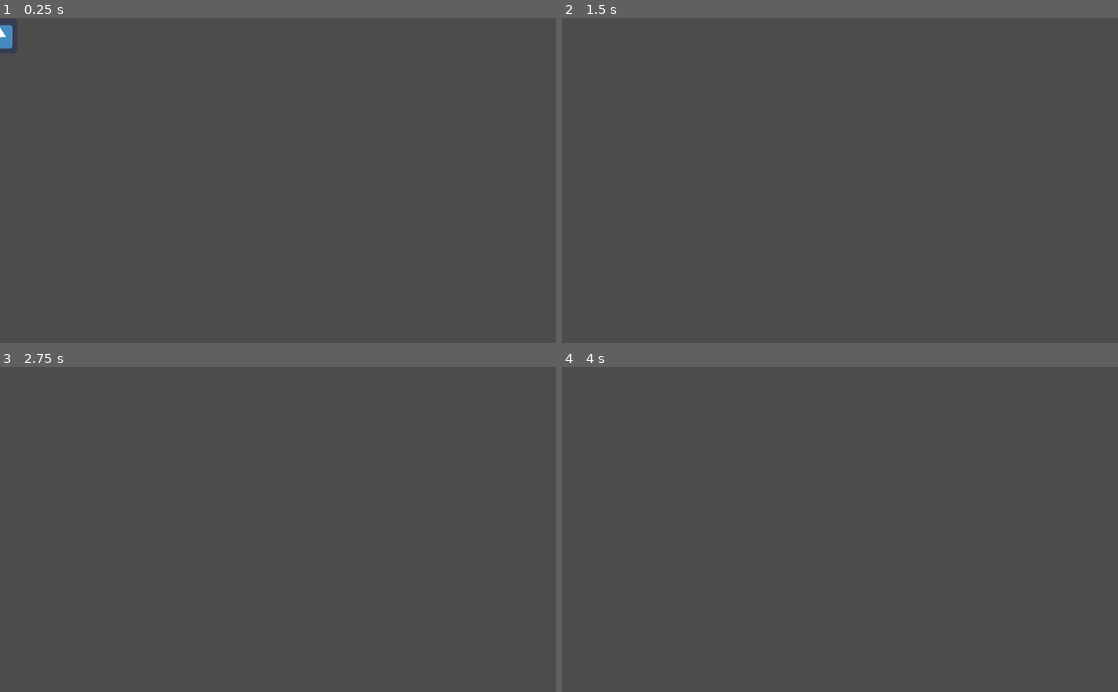
Above: before the commit, frames 1-4 (two rows, left to right).
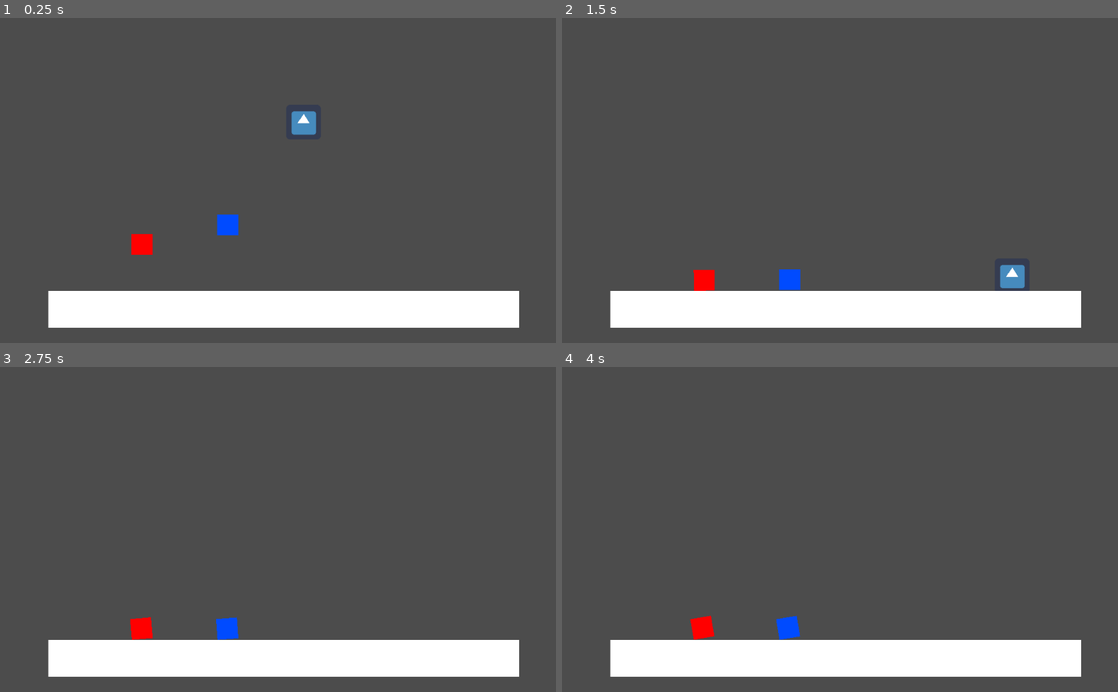
Above: after the commit, the same moments.

Repository: hedgein/hedgejam-2
Game: Godot game, scene res://main.tscn
Same seed, same stepped clock (60 frames per second), same inputs: the game is played once before the commit and once after it. Before the commit the project starts from res://Actors/Player.tscn. The engine's default icon, where the game draws it, is replaced by a stand-in: a white triangle on a blue panel in a dark square.
Inputs:
- Up to frame 1 (0.25 s): no input
- Up to frame 2 (1.5 s): hold D (move_right) from 0.53 s (still down); tap Up (move_up) at 0.77 s
- Up to frame 3 (2.75 s): tap Up (move_up) at 1.52 s; release D (move_right) at 2.03 s; hold A (move_left) from 2.03 s (still down)
- Up to frame 4 (4 s): release A (move_left) at 2.78 s; hold D (move_right) from 2.78 s (still down); tap Up (move_up) at 3.02, 3.77 s

The runs differ from the first frame. In frame 1, 11% of the frame differs, in the area x 0-94%, y 2-96%; in frame 2, 10%; in frame 3, 10%; in frame 4, 10%.

Commit message:
player movement and test cubes

Diff:
--- a/Node2D.tscn
+++ /dev/null
@@ -1,24 +0,0 @@
-[gd_scene load_steps=4 format=2]
-
-[ext_resource path="res://Actors/Player.tscn" type="PackedScene" id=1]
-
-[sub_resource type="RectangleShape2D" id=1]
-extents = Vector2( 342, 27 )
-
-[sub_resource type="QuadMesh" id=2]
-
-[node name="SampleLevel" type="Node2D"]
-
-[node name="Player" parent="." instance=ExtResource( 1 )]
-position = Vector2( 463, 76 )
-
-[node name="StaticBody2D" type="StaticBody2D" parent="."]
-
-[node name="CollisionShape2D" type="CollisionShape2D" parent="StaticBody2D"]
-position = Vector2( 459, 512 )
-shape = SubResource( 1 )
-
-[node name="MeshInstance2D" type="MeshInstance2D" parent="StaticBody2D"]
-position = Vector2( 459, 514.375 )
-scale = Vector2( 682.5, 50.75 )
-mesh = SubResource( 2 )
--- /dev/null
+++ b/main.tscn
@@ -0,0 +1,67 @@
+[gd_scene load_steps=6 format=2]
+
+[ext_resource path="res://Actors/Player.tscn" type="PackedScene" id=1]
+
+[sub_resource type="QuadMesh" id=1]
+
+[sub_resource type="RectangleShape2D" id=2]
+extents = Vector2( 4.335, 1.825 )
+
+[sub_resource type="RectangleShape2D" id=3]
+extents = Vector2( 19.5, 19.5 )
+
+[sub_resource type="CubeMesh" id=4]
+
+[node name="main" type="Node2D"]
+
+[node name="Player" parent="." instance=ExtResource( 1 )]
+position = Vector2( 559, 159 )
+
+[node name="StaticBody2D" type="StaticBody2D" parent="."]
+position = Vector2( 405, 562 )
+scale = Vector2( 100, 20 )
+__meta__ = {
+"_edit_group_": true
+}
+
+[node name="MeshInstance2D" type="MeshInstance2D" parent="StaticBody2D"]
+position = Vector2( 1.17575, -1.2 )
+scale = Vector2( 8.6685, 3.4 )
+mesh = SubResource( 1 )
+
+[node name="CollisionShape2D" type="CollisionShape2D" parent="StaticBody2D"]
+position = Vector2( 1.185, -1.075 )
+scale = Vector2( 1, 1 )
+shape = SubResource( 2 )
+
+[node name="RigidBody2D" type="RigidBody2D" parent="."]
+position = Vector2( -2, -63 )
+__meta__ = {
+"_edit_group_": true
+}
+
+[node name="CollisionShape2D" type="CollisionShape2D" parent="RigidBody2D"]
+position = Vector2( 263.5, 478.5 )
+shape = SubResource( 3 )
+
+[node name="MeshInstance2D" type="MeshInstance2D" parent="RigidBody2D"]
+modulate = Color( 1, 0, 0, 1 )
+position = Vector2( 263.75, 478.25 )
+scale = Vector2( 19.25, 19.25 )
+mesh = SubResource( 4 )
+
+[node name="RigidBody2D2" type="RigidBody2D" parent="."]
+position = Vector2( 156, -99 )
+__meta__ = {
+"_edit_group_": true
+}
+
+[node name="CollisionShape2D" type="CollisionShape2D" parent="RigidBody2D2"]
+position = Vector2( 263.5, 478.5 )
+shape = SubResource( 3 )
+
+[node name="MeshInstance2D" type="MeshInstance2D" parent="RigidBody2D2"]
+modulate = Color( 0, 0.298039, 1, 1 )
+position = Vector2( 263.75, 478.25 )
+scale = Vector2( 19.25, 19.25 )
+mesh = SubResource( 4 )
--- a/project.godot
+++ b/project.godot
@@ -11,7 +11,8 @@
 [application]
 
 config/name="Hedgejam- 2"
-run/main_scene="res://Actors/Player.tscn"
+run/main_scene="res://main.tscn"
+run/disable_stdout=true
 config/icon="res://icon.png"
 
 [gui]
Not shown: 2 places in Actors/Player.tscn that only renumber resources
